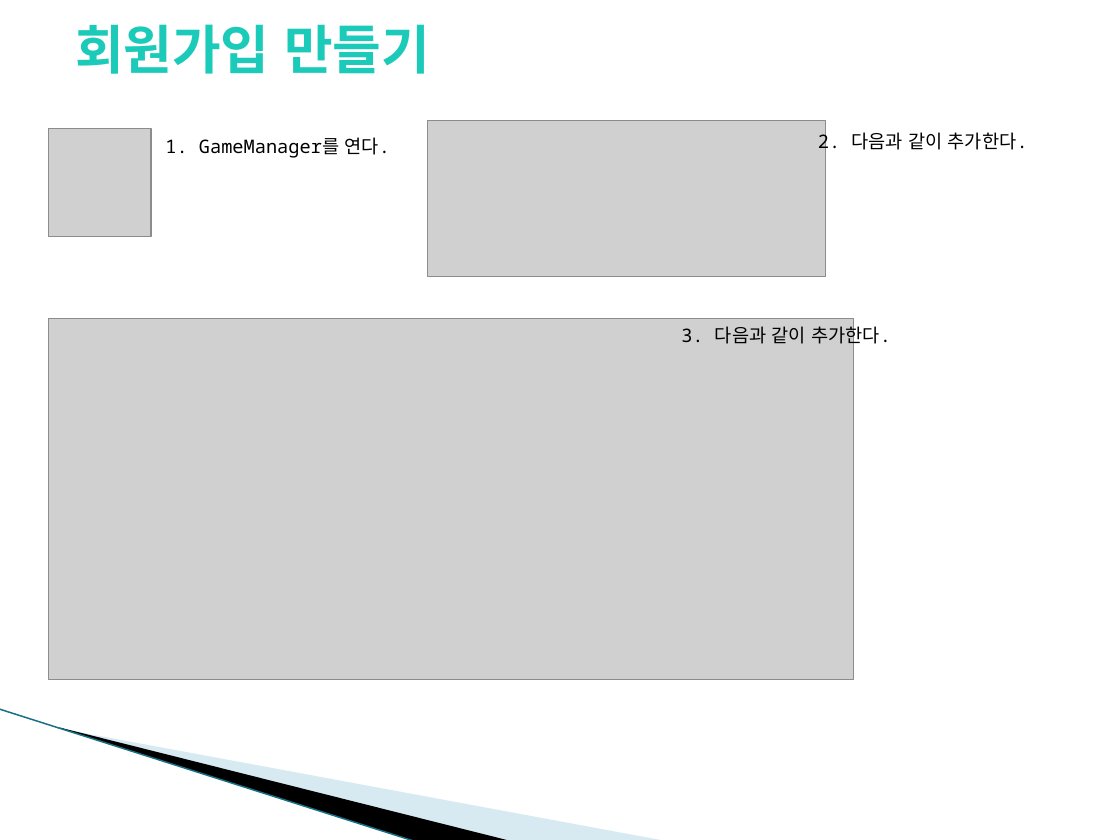
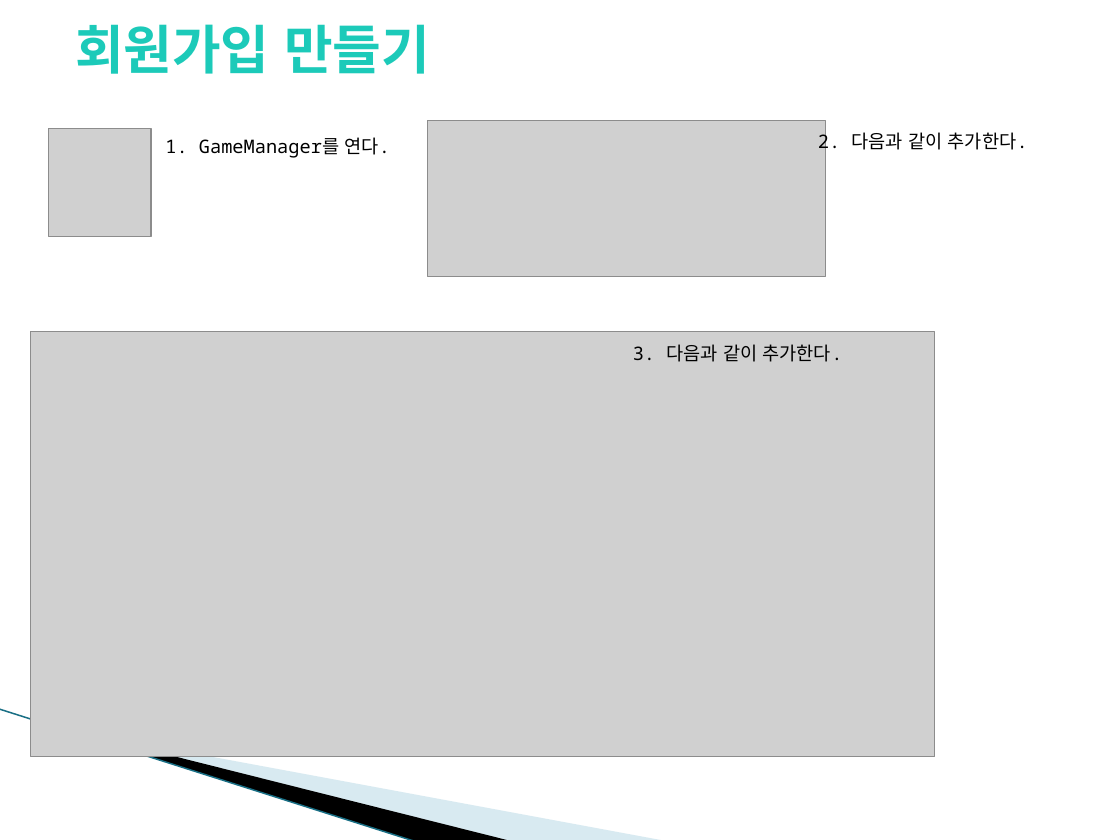
Before and after one commit to YounSJ/Unity_SQLite, a slide deck: slide 26 of Unity_SQLite.pptx (slide 22 before the commit). Drawn at 1120x840 pixels with LibreOffice and Linux fonts; fonts in the diff are those of the drawing; grey boxes stand for pictures; background and template pictures are left out. Boxes give left, top, right and bottom in pixels: in the first picture for what was removed or moved away, otherwise in the second. Text is boxed around its words. In the diff, an @@ line names an element or a change of style, - is before the commit and + after.

```diff
--- a/Unity_SQLite.pptx
+++ b/Unity_SQLite.pptx
@@ picture: place and size @@
-picture at (48,318,853,679)
+picture at (31,332,935,756)
@@ text "3. 다음과 같이 추가한다." rewrapped from (681,323,891,348) to (633,344,843,362) @@
```
Also in this commit, not shown: 9 other slides changed, 10 slides added, 1 other file.
